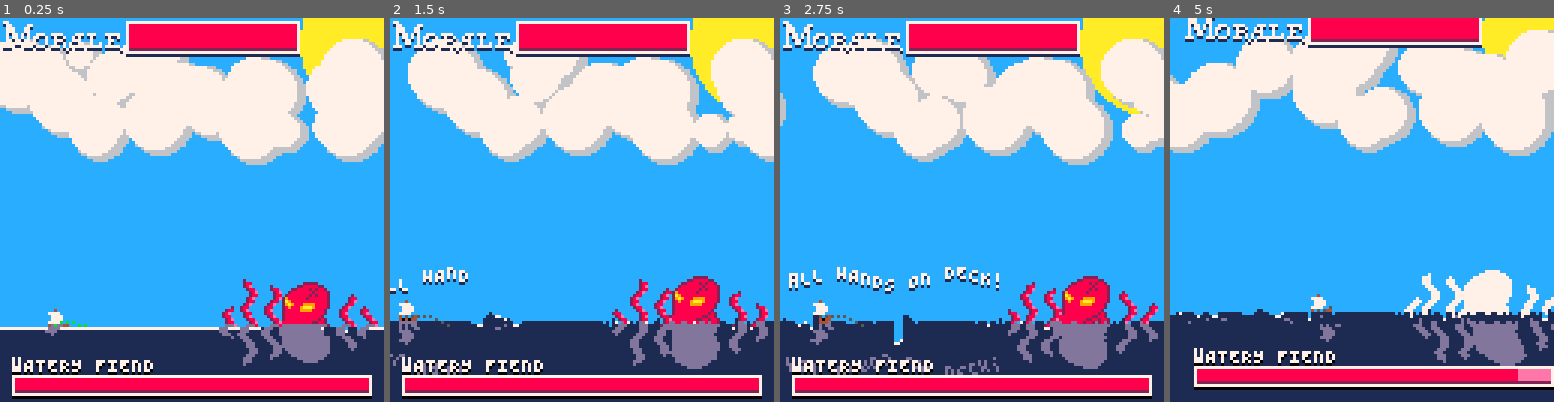
Above: before the commit, frames 1-4 (left to right).
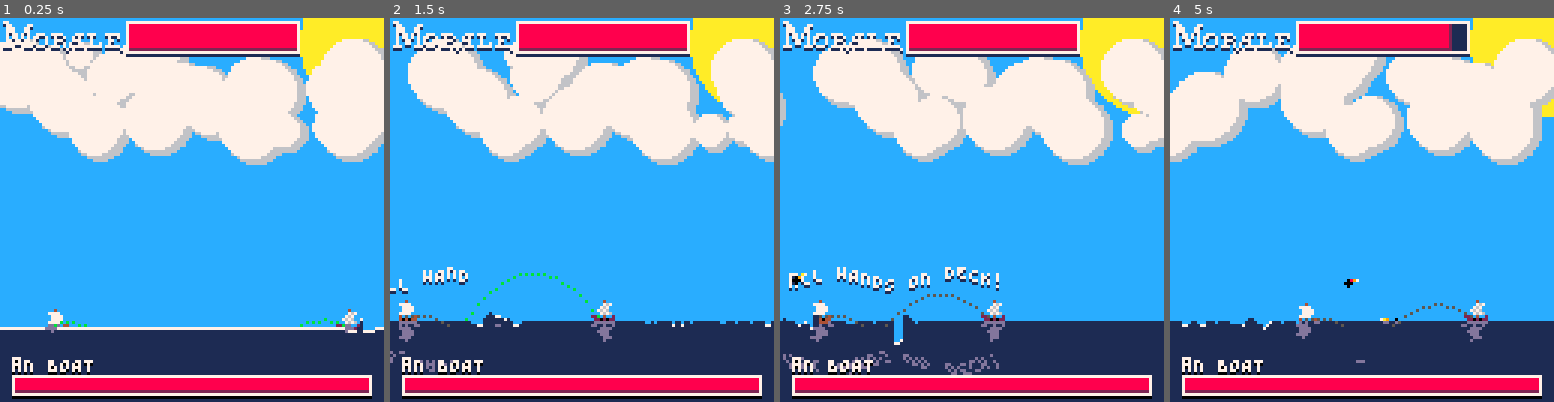
Above: after the commit, the same moments.

Repository: GibletsofJesus/Pico-Pirates
Game: PICO-8 cartridge pico_pirates.p8
Two runs of this game, one before a commit and one after it. Both use one fixed random seed, a clock stepped at 60 frames per second and the inputs below.
Inputs:
- Up to frame 1 (0.25 s): no input
- Up to frame 2 (1.5 s): tap X (X key) at 0.33, 1.07 s; tap O (Z key) at 0.7 s
- Up to frame 3 (2.75 s): hold Right 1.6-2.1 s; tap O (Z key) at 1.7, 2.1, 2.5 s; tap X (X key) at 1.85 s; hold Up 2.15-2.42 s; hold Right from 2.47 s (still down)
- Up to frame 4 (5 s): tap O (Z key) every 0.4 s from 2.9 to 4.9 s; tap X (X key) at 2.97, 4.08 s; release Right at 3.03 s; hold Left 3.08-3.58 s; hold Down 3.63-3.97 s; hold Right 4.02-4.68 s; hold Up from 4.73 s (still down)

The runs differ from the first frame. In frame 1, 4.9% of the frame differs, in the area x 3-99%, y 67-93%; in frame 2, 5.9%; in frame 3, 6.1%; in frame 4, 26%, in the area x 0-100%, y 0-100%.

Commit message:
BOAT ON BOAT COMBAT!

Diff:
--- a/pico_pirates.p8
+++ b/pico_pirates.p8
@@ -2,8 +2,8 @@
 version 16
 __lua__
 --Current cart stats (17/2/18)
--- Token count 7450 / 8192
---	remaining tokens:	 726
+-- Token count 7709 / 8192
+--	remaining tokens:	 483
 -- 21 func ___name instances = 63 tokens that acn be reallocated
 
 state,nextState,st_t=3,3,5
@@ -13,7 +13,7 @@
 --3 side view combat
 --4 treasure view
 
-printStats,drawClouds=false,true
+printStats,drawClouds,projectiles=false,true,{}
 
 function stringToArray(str)
 	local a,l={},0
@@ -38,7 +38,7 @@
 	srand(1)
 	currentcellx,currentcelly=flr(rrnd(2,30)),flr(rrnd(2,30))
 	world_init()
-	comb_init()
+	comb_init(1)
 	clouds={}
 	for i=0,50 do
 		local cloud={
@@ -80,7 +80,7 @@
 		checkboatpos()
 		if (celltype=="island") island.update()
 		if (celltype=="whirlpool") wp_update()
-		if celltype=="monster" then
+		if celltype=="enemy" then
 			for i=0,4 do
 				local r=rnd"1"
 				local d=rnd(i*32)
@@ -132,7 +132,7 @@
 		fillp()
 		if (celltype=="island") island.draw()
 		if (celltype=="whirlpool") wp_draw()
-		if celltype=="monster" then
+		if celltype=="enemy" then
 			if (abs(boat.x) < 64 and abs(boat.y) < 64) state,nextState,st_t=2,3,0
 		end
 		boat.draw(boat) 	--60% CPU usage
@@ -200,19 +200,21 @@
 	elseif state==3 then
 		cls(12)
 	  screenShake()
-	  circfill(124,8,24,10)
+	  _circfill(124,8,24,10)
 	  for c in all(comb_objs) do
 	 	 c.draw(c)
 	 	end
 	 	drawUpdateWater()
 
 		--water reflections
-		memcpy(0x2000-(24*64),0x6000+(77*64),64*24)
+		local h=32
+		if (morale>0) h=24
+		memcpy(0x2000-(h*64),0x6000+((101-h)*64),64*h)
 		palt(12,true)
 		palt(1,true)
 		pal_all(13)
-		for y=0,16 do
-			sspr(0,127-y,128,1,sin(t()+y/20)*y/10,102+y)
+		for y=1,h-1 do
+			sspr(0,127-y,128,1,sin(t()+y/20)*(y/5),101+y)
 		end
 		for x=0,127 do
 			local c=sget(x,127)
@@ -233,7 +235,8 @@
 	 	 currentcell.type="sea"
 	 	 if (t()-victory_time > 3) state=2 st_t=0 nextState =1
 	  elseif morale>0 then
-	 	 cannonLines(2+comb_boat.x,5+comb_boat.y)
+	 	 cannonLines(2+comb_boat.x,5+comb_boat.y,comb_boat)
+ 	 	 if (not enemy.isPlayer) cannonLines(2+enemy.x,5+enemy.y,enemy)
 	 	 drawEnemyHP()
 	 	end
 		draw_morale_bar()
@@ -390,6 +393,11 @@
 	rectfill(x1,y1,x2,y2,c)
 end
 
+function _spr(n,x,y,tx,ty)
+	if (tempFlip) flip()
+	spr(n,x,y,tx,ty)
+end
+
 function _sspr(sx,sy,sw,sh,dx,dy)
 	if (tempFlip) flip()
 	sspr(sx,sy,sw,sh,dx,dy)
@@ -551,7 +559,7 @@
 			if rnd"1">0 then
 				 _type="island"
 			elseif rnd"1">.7 then
-				 _type="monster"
+				 _type="enemy"
 			elseif rnd"1">.99 then
 				 _type="whirlpool"
 			else
@@ -1104,23 +1112,9 @@
 end
 
 --comb_boat combat-
-function comb_init()
+function comb_init(enemyType)
+	camx,camy,comb_objs,victory=0,0,{},false
 	camera(0,0)
-	camx,camy,comb_objs,monster,comb_boat,victory=0,0,{},newOctopus(),newComb_boat(),false
-	comb_boat.hp=morale
-	comb_boat.isPlayer=true
-	boat_message="aLL HANDS\nON DECK!"
-	txt_timer=0xfffa
-	add(comb_objs,monster)
-	add(comb_objs,comb_boat)
-	for t in all(monster.tentacles) do
-		t.o,t.w,t.h=rnd"1",5,24
-	end
-	for	i=0,159 do
-		add(wpts,0)
-		add(prevwpts,0)
-	end
-	clouds={}
 	for j=1,0,0xffff do
 		srand"1"
 		for i=0,25 do
@@ -1128,6 +1122,32 @@
 			local r,vx=rrnd(4,12),rnd(.5)
 			newCombCloud(x+j*2,y+j,r+j,7-j,vx)
 		end
+	end
+	comb_boat=newComb_boat()
+	comb_boat.hp=morale
+	comb_boat.isPlayer=true
+	boat_message="aLL HANDS\nON DECK!"
+	txt_timer=0xfffa
+	add(comb_objs,comb_boat)
+
+	if enemyType==0 then
+		enemyName="wATERY FIEND"
+		enemy=newOctopus()
+		for t in all(enemy.tentacles) do
+			t.o,t.w,t.h=rnd"1",5,24
+		end
+			add(comb_objs,enemy)
+	else
+		enemyName="aN BOAT"
+		enemy=newComb_boat()
+		enemy.isPlayer=false
+		enemy.x=114
+	end
+	add(comb_objs,enemy)
+
+	for	i=0,159 do
+		add(wpts,0)
+		add(prevwpts,0)
 	end
 	music(0,0)
 end
@@ -1143,8 +1163,7 @@
  		if (c.x>140) c.x -= 160
 		end,
 	draw=function(c)
-		circfill(c.x,c.y,c.r,c.c)
-		--if (c.c==7) circ(c.x,c.y,c.r,6)
+		_circfill(c.x,c.y,c.r,c.c)
 	end
 	}
 	add(comb_objs,c)
@@ -1177,10 +1196,10 @@
 
 		wpts[i]=mid(wpts[i],0,128)
 
-		line(i-16,160,i-16,wpts[i]+97,1)
+		_line(i-16,160,i-16,wpts[i]+97,1)
 
 		if vel>1.25 or vel<-1.25 then
-			pset(i-16,wpts[i]+97,7)
+			_pset(i-16,wpts[i]+97,7)
 		end
 	end
 end
@@ -1189,6 +1208,26 @@
 end
 
 btn4=false
+
+function comb_boat_move(b,left)
+	local x=.1
+	if (left) x*=0xffff
+	b.vx=mid(-1.5,b.vx+x,1.5)
+	b.flipx=left
+	x=18
+	if (left) x=23
+	wpts[mid(1,flr(b.x+x),160)]-=.7
+	sfx(0)
+end
+
+function comb_boat_fire_projectile(b)
+	b.firecd=1
+	sfx(9)
+	fireProjectile(2+b.x,5+b.y,b.flipx,1,b.vx,b.aim,b)
+	b.aim=.1
+	b.vx-=1
+	if (b.flipx) b.vx+=2
+end
 
 --combat comb_boat--
 function newComb_boat()
@@ -1198,62 +1237,68 @@
 		hp=100,flashing=0,isPlayer=false,
 		update=function(b)
 			b.firecd=max(b.firecd-.0333,0)
+
+			--combat boat movement/firing
 			if b.isPlayer then
-				if (btn(0)) then
-					b.vx=mid(-1.5,b.vx-0.1,1.5)
-					b.flipx=true
-					wpts[mid(1,flr(b.x+23),160)]-=.7
-					sfx(0)
+				if (btn"0") comb_boat_move(b,true)
+				if (btn"1") comb_boat_move(b,false)
+				if (btn"4" and b.firecd==0) b.aim+=0.025
+				if (btn4 and not btn"4" and b.firecd==0 or b.aim>1) comb_boat_fire_projectile(b)
+				btn4=btn"4"
+			elseif morale>0 then
+				b.flipx=true
+				if (abs(comb_boat.x-b.x) < 48) comb_boat_move(b,false)
+				if (abs(comb_boat.x-b.x) > 72 or b.x>114) comb_boat_move(b,true)
+				if (b.x>125) b.flipx=true
+
+				local target=(abs(comb_boat.x-b.x)-4)/80
+
+				local a=0.01
+				if (b.aim>target) a*=0xffff
+				b.aim+=a
+				if (b.firecd==0 and abs(b.aim-target)<0.1 and b.flipx) comb_boat_fire_projectile(b)
+			end
+
+			if b.flashing<=0 then
+				if b.isPlayer then
+					if (aabbOverlap(b,enemy)) hit(b,rrnd(12,17)) sfx(13)
 				end
-				if (btn"1") then
-		 			b.flipx=false
-					b.vx=mid(-1.5,b.vx+0.1,1.5)
-					wpts[mid(1,flr(b.x+18),160)]-=.7
-					sfx(0)
-				end
-
-				if (btn"4" and b.firecd==0) b.aim+=0.025
-
-				if btn4 and not btn"4" and b.firecd==0 or b.aim>1 then
-					b.firecd=1
-					sfx(9)
-					fireProjectile(2+b.x,5+b.y,b.flipx,1,b.vx,b.aim)
-					b.aim=.1
-					b.vx-=1
-					if (b.flipx) b.vx+=2
-				end
-
-				btn4=btn"4"
-			end
-
-			if b.flashing<=0 and monster!=null then
-				if (aabbOverlap(b,monster)) hit(b,rrnd(12,17)) sfx(13)
-				for t in all(monster.tentacles) do
+				for t in all(enemy.tentacles) do
 					if (aabbOverlap(b,t)) hit(b,rrnd(12,17)) sfx(13)
 				end
 			end
-			if comb_boat.hp<=0 then
+			if b.hp<=0 then
 				sfx(27)
 				music(2)
-				comb_boat.update=function(b)
+				b.update=function(b)
 					b.y+=0.1
+					if not b.isPlayer and b.y>103 then
+						victory=true
+						sfx(29,0)
+						sfx(30,1)
+						music(2)
+						victory_time=t()+0.01
+						b.update=function()end
+					end
 				end
 
-				boat_message="abandon ship!"
-
-				comb_boat._draw=comb_boat.draw
-				comb_boat.draw=function(b)
-					b._draw(b)
-					if b.y>100 then
-						print_str('47414d45204f564552',24,40,8)
-					end
-					if b.y>105 then
-						print_str('596f75722063726577206162616e646f6e6564',8,56,7)
-						print_str('7468652073696e6b696e672073686970',20,64,7)
-					end
-					if b.y>115 then
-						print_str('596f752077657265206e6f74',28,80,7)
-						print_str('736f20636f776172646c79',32,88,7)
+				if b.isPlayer then
+					boat_message,txt_timer="abandon ship!",0
+
+					b._draw=comb_boat.draw
+					b.draw=function(b)
+						b._draw(b)
+						if b.y>100 then
+							print_str('47414d45204f564552',24,40,8)
+						end
+						if b.y>105 then
+							print_str('596f75722063726577206162616e646f6e6564',8,56,7)
+							print_str('7468652073696e6b696e672073686970',20,64,7)
+						end
+						if b.y>115 then
+							print_str('596f752077657265206e6f74',28,80,7)
+							print_str('736f20636f776172646c79',32,88,7)
+						end
 					end
 				end
 				--todo: work on me!
@@ -1269,10 +1314,12 @@
 		draw=function(b)
 			dmgFlash(b)
 			pal(1,0)
-			spr(12,b.x,b.y,1,1,b.flipx,false)
+			local s=27
+			if (b.isPlayer) s=12
+			spr(s,b.x,b.y,1,1,b.flipx,false)
 			pal()
-			if (b.firecd>0.9 and b.firecd<1.3) circfill(b.x+4,b.y+5,1,b.firecd*25)
-			comb_boat_text(boat_message)
+			if (b.firecd>0.9 and b.firecd<1.3) _circfill(b.x+4,b.y+5,1,b.firecd*25)
+			if (b.isPlayer) comb_boat_text(boat_message)
 		end
 	}
 	return comb_boat
@@ -1305,34 +1352,24 @@
 	end
 end
 
-function cannonLines(x0,y0)
- local c=11
- if (comb_boat.firecd > 0)	c=5
- --for i=1,50 do
- for i=0,50-comb_boat.firecd*75 do
-	local x,y=x0,y0
- 	if comb_boat.flipx then
-		x+=1
- 		x-=i*2
- 	else
-		x+=i*2
- 	end
- 	y+=(.125*(i^2))-(comb_boat.aim*5*i)
-
- 	if (y<103) pset(x,y,c)
- end
-end
-
-function ___________enemy_ship()
+function cannonLines(x0,y0,b)
+	local c=11
+	if (b.firecd > 0)	c=5
+
+	for x=0,84,2 do
+		local y=y0+((x^2)-(b.aim*80*x))/32
+		local _x=x
+		if (b.flipx) _x*=0xffff
+		if (y<103) _pset(x0+_x,y,c)
+	end
 end
 
 function ___________projectile()
 end
-projectiles={}
---fire cannon--
-function fireProjectile(_x,_y,_left,_r,_vx,_vy)
+
+function fireProjectile(_x,_y,_left,_r,_vx,_vy,_owner)
 	proj={
-		x0=_x,y0=_y,x=_x,y=_y,r=_r,
+		x0=_x,y0=_y,x=_x,y=_y,r=_r,owner=_owner,
 		w=mid(1,_r*2,99),h=mid(1,_r*2,99),
 		t=0,
 		vx=1.32+abs(_vx),vy=_vy,
@@ -1356,31 +1393,39 @@
 			end
 		end
 
-		if monster!=null then
-			for t in all(monster.tentacles) do --tentacle collision
+		if p.owner.isPlayer then
+			for t in all(enemy.tentacles) do --tentacle collision
 				if aabbOverlap(t,p) then
 					del(comb_objs,p)
 					del(projectiles,p)
-					hit(monster,rrnd(8,14))
+					hit(enemy,rrnd(8,14))
 					sfx(10)
 					sfx(11)
 				end
 			end
-			if aabbOverlap(monster,p) then --octopos collision
+			if aabbOverlap(enemy,p) then --enemy collision
 				del(comb_objs,p)
 				del(projectiles,p)
-				hit(monster,rrnd(12,18))
+				hit(enemy,rrnd(12,18))
 				sfx(10)
 				sfx(11)
 			end
+		else
+			if aabbOverlap(comb_boat,p) then --player collision
+				del(comb_objs,p)
+				del(projectiles,p)
+				hit(comb_boat,rrnd(10,14))
+				sfx(10)
+				sfx(11)
+			end
 		end
 	end,
 	draw=function(p)
-			pset(p.x2,p.y2,7)
-			pset((p.x1+p.x2)/2,(p.y1+p.y2)/2,10)
-			pset(p.x1,p.y1,9)
-			pset((p.x+p.x1)/2,(p.y1+p.y)/2,8)
-			circfill(p.x,p.y,p.r,0)
+			_pset(p.x2,p.y2,7)
+			_pset((p.x1+p.x2)/2,(p.y1+p.y2)/2,10)
+			_pset(p.x1,p.y1,9)
+			_pset((p.x+p.x1)/2,(p.y1+p.y)/2,8)
+			_circfill(p.x,p.y,p.r,0)
 			p.x2=p.x1 p.y2=p.y1
 			p.x1=p.x	p.y1=p.y
 	end}
@@ -1411,30 +1456,29 @@
 	?enemyName,4,114,0
 	?enemyName,4,113,7
 	rect(4,120,123,126,0)
-	local barLength0=lerp(0,118,monster.hp/100)
+	local barLength0=lerp(0,118,enemy.hp/100)
 	local barLength1=lerp(0,118,enemyPrevHp/100)
 	if enemyHpTimer>0 then
 		 enemyHpTimer=max(0,enemyHpTimer-.075)
 		 if (enemyHpTimer<=1) barLength1=lerp(barLength0,barLength1,enemyHpTimer)
 	else
-		enemyPrevHp=monster.hp
+		enemyPrevHp=enemy.hp
 		barLength1=barLength0
 	end
-	rectfill(5,119,5+barLength1,124,14)
+	_rectfill(5,119,5+barLength1,124,14)
 
 	--true hp bar
-	rectfill(5,119,5+barLength0,124,8)
-
-	rect(4,119,5+barLength1,124,2)
+	_rectfill(5,119,5+barLength0,124,8)
+
+	_rect(4,119,5+barLength1,124,2)
 
 	--HP bar outline
-	rect(4,119,123,125,7)
+	_rect(4,119,123,125,7)
 end
 
 --octodude--
 function newOctopus()
-	enemyName="wATERY FIEND"
-	local monster={
+	local enemy={
 		tentacles={
 			{x=119,y=96},
 			{x=112,y=92},
@@ -1463,8 +1507,8 @@
 						sfx(30,1)
 						music(2)
 						victory_time=t()+0.01
-						del(comb_objs,monster)
-						monster=null
+						del(comb_objs,enemy)
+						enemy=null
 					end
 				end
 			end,
@@ -1492,7 +1536,7 @@
 		draw=function(o)
 			dmgFlash(o)
 		  palt(0,true)
-			spr(91,o.x,o.y,3,3)
+			_spr(91,o.x,o.y,3,3)
 			for i=o.x,o.x+33 do
 				if (o.hp>0) wpts[flr(i+16)]+=rnd(.25)
 			end
@@ -1502,13 +1546,13 @@
 					local _x=t.x+2+(1.5*sin(time()+t.o+y*.1))
 					local _y=t.y+cos(time()+t.o*2)
 		  		if (y==1 and o.hp>0)	wpts[flr(_x+16)]+=rnd(.25)
-					sspr(24,45+y,3,1,_x+1,_y+y)
+					_sspr(24,45+y,3,1,_x+1,_y+y)
 		  	end
 		 	end
 			pal()
 		 end
 	}
-	return monster
+	return enemy
 end
 
 function hit(this,dmg)
@@ -1613,14 +1657,14 @@
 007007000000000000000000000066666666000000aaaaaaaaaaa900000000955555555559224000000000000000000040400440000000008888810000df0ffd
 00000000000000000000000000000066660000000a22222222229240000009999999999999224000000000000000000041414400000000088888880000df0ffd
 0000000000000000000000000000006666000000a2888888888922400000a1111111111114440000000000000000000044444000000000888818888000df0ffd
-01249af777fa0000000000000000006666000000a2888aa288892440000a1111111111114400000000000000000000000000000000000088810188880ddf0fdd
-012499aaa9900000000000000000006666000000aaaaa11999994240000aaaaaaaaaaa942400000000000000000000000000000000000018100018810dff0fd0
-0000000000000000000000000000006666000000a222a11922292240000a222a119222922400000000000000000000000000000000000001000001100dff0fd0
-0000000000000000000000000000006666000000a288a11928892240000a288a119288922400000000000000000000000000000000000000000000000dff0fd0
-0000000000000000000000000000006666000000a288899288892240000a2888992888922400000000000000000000000000000000000000000000000ddf0fdd
-0000000000000000000000000000000000000000a288888888892240000a2888888888922400000000000000000000000000000000000000000000000dff0ffd
-0000000000000000000000000000000000000000a288888888892400000a2888888888924000000000000000000000000000000000000000000000000dff0ffd
-0000000000000000000000007000000000000007a999999999994000000a9999999999940000000000000000000000000000000000000000000000000dff0ffd
+01249af777fa0000000000000000006666000000a2888aa288892440000a1111111111114400000000000000000400000040000000000088810188880ddf0fdd
+012499aaa9900000000000000000006666000000aaaaa11999994240000aaaaaaaaaaa94240000000000000007670000ffff000000000018100018810dff0fd0
+0000000000000000000000000000006666000000a222a11922292240000a222a119222922400000000000000007670000ffff00000000001000001100dff0fd0
+0000000000000000000000000000006666000000a288a11928892240000a288a119288922400000000000000006767000ffff00000000000000000000dff0fd0
+0000000000000000000000000000006666000000a288899288892240000a288899288892240000000000000006767000ffff000000000000000000000ddf0fdd
+0000000000000000000000000000000000000000a288888888892240000a2888888888922400000000000000200400222040022000000000000000000dff0ffd
+0000000000000000000000000000000000000000a288888888892400000a2888888888924000000000000000221212202121220000000000000000000dff0ffd
+0000000000000000000000007000000000000007a999999999994000000a9999999999940000000000000000222222002222200000000000000000000dff0ffd
 0000000000000000000000000000000000000000002200000000000000000000000000000000000000000000000000000000000000000000000000000ddf0fdd
 aae5fba057770008eff908ff7daa0bffd9005dddd04661776000000000000000000000000000000000000000000000000000000000000000000000000dff0ffd
 0e501e088528d804d284008700f00c708500e14ad00632060000000000000000000000000000000000000000000000000000000000000000000000000dff0ffd
